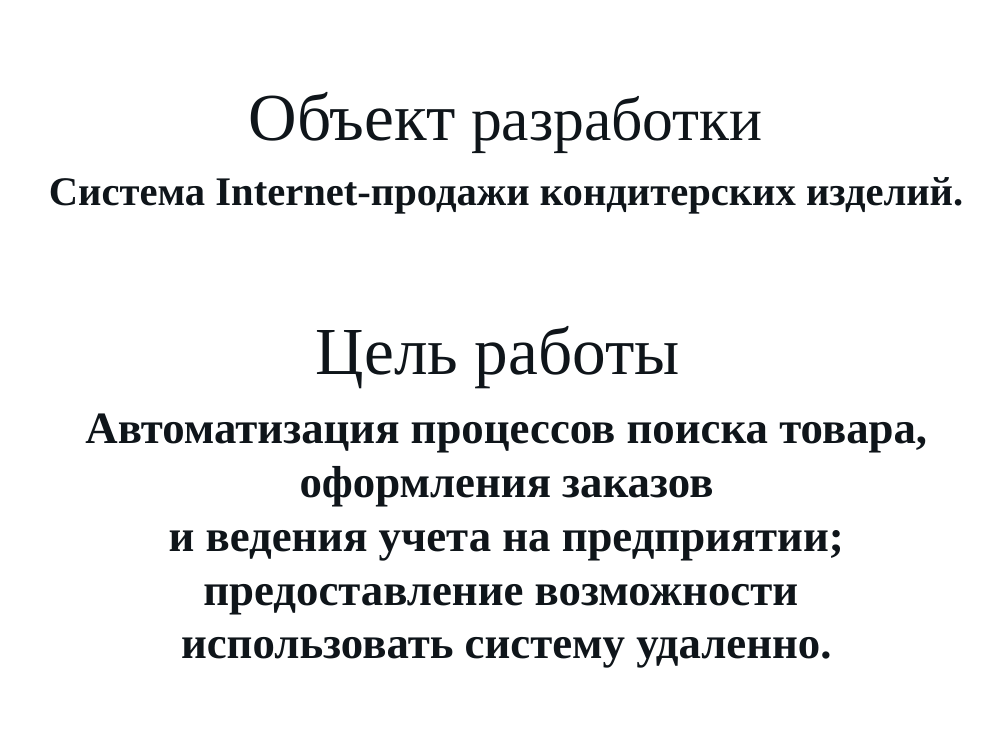
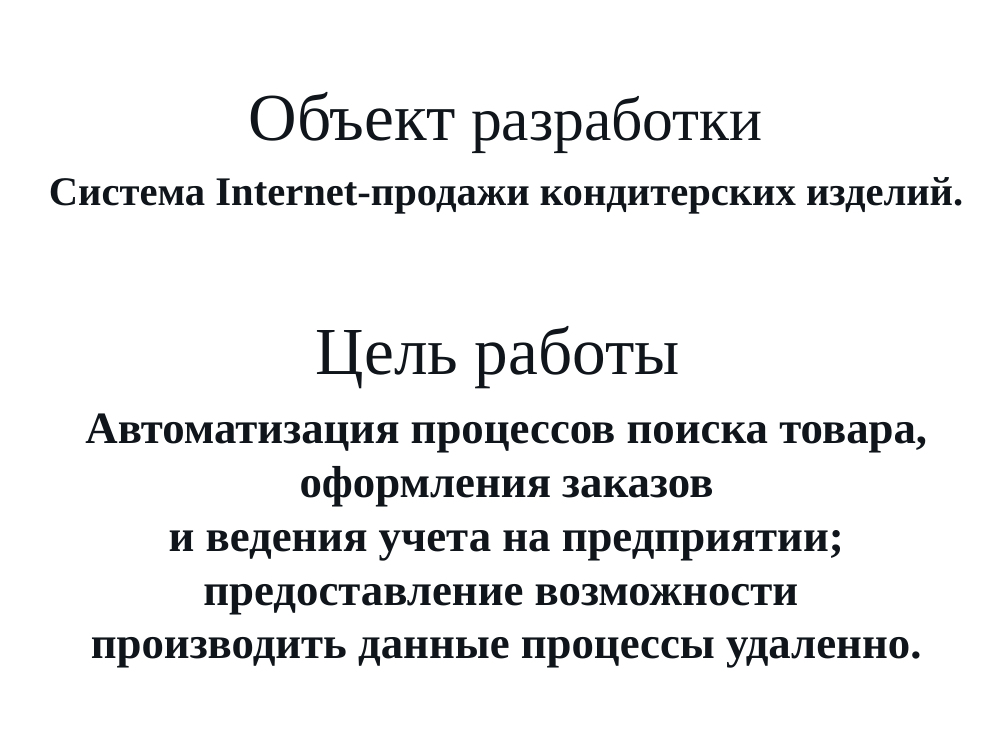
Before and after one commit to fadich/diploma_bak, a slide deck: slide 2 of Система_Internet-продажи_кондитерских_изделий.ppt. Drawn at 1008x756 pixels with LibreOffice and Linux fonts; fonts in the diff are those of the drawing; background and template pictures are left out. Boxes give left, top, right and bottom in pixels: in the first picture for what was removed or moved away, otherwise in the second. Text is boxed around its words. In the diff, an @@ line names an element or a change of style, - is before the commit and + after.

```diff
--- a/Система_Internet-продажи_кондитерских_изделий.ppt
+++ b/Система_Internet-продажи_кондитерских_изделий.ppt
@@ text at bbox=[91, 637, 921, 668]: text changed @@
-использовать систему удаленно.
+производить данные процессы удаленно.
```
Also in this commit, not shown: 11 other files.
